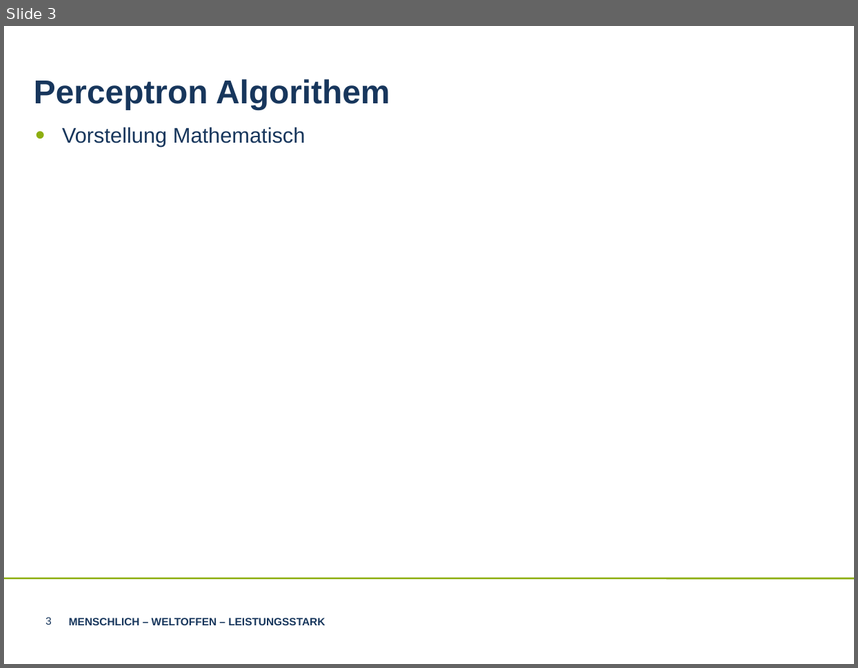
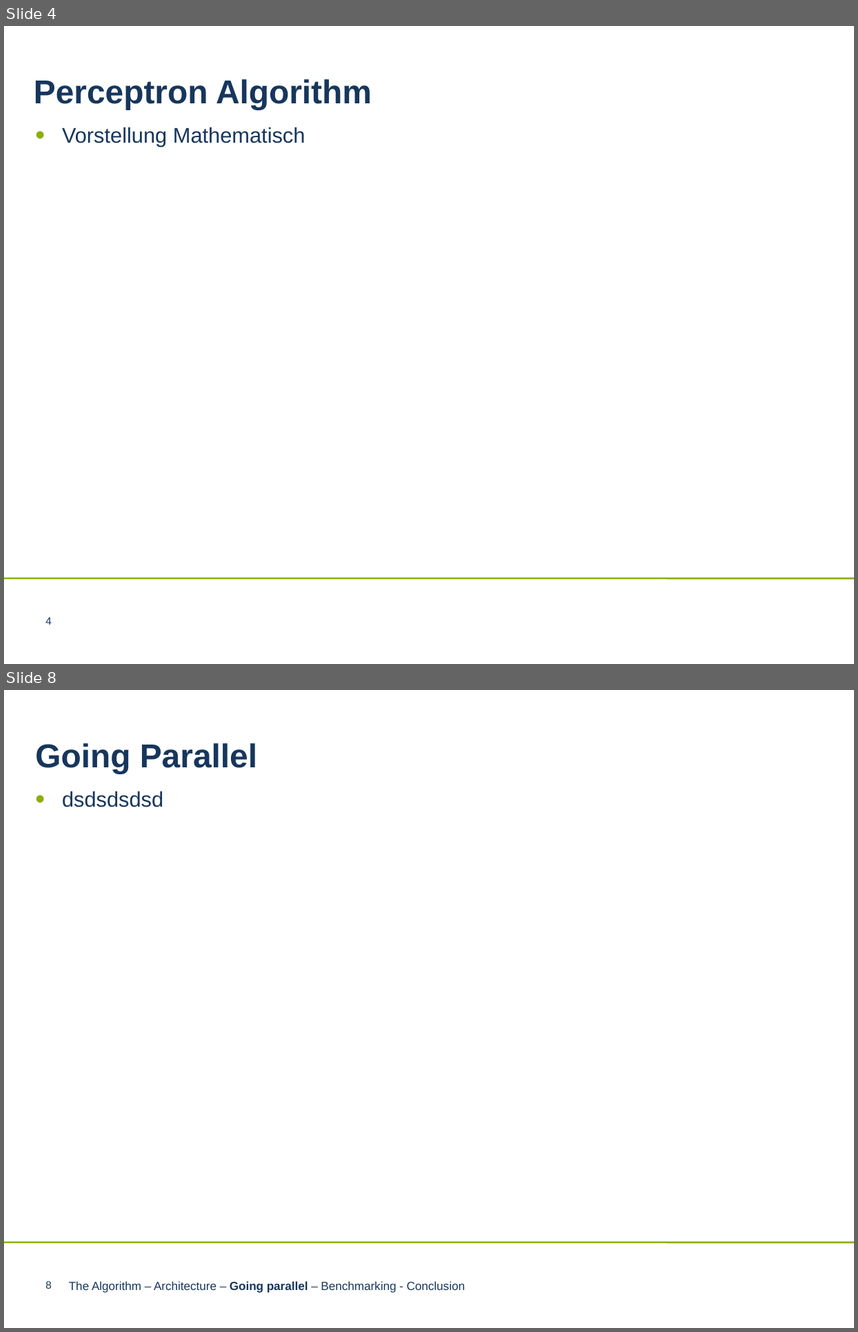
Before and after one commit to LnFlg/Perceptron, a slide deck: Perceptron Algorithem.ppt. Shown one above the other, each under a label of ours: slide 3 before the commit, slides 4 and 8 after it; the slides between them are not shown. The pictures are 858x668 and 858x1332 pixels, drawn with LibreOffice and Linux fonts; fonts in the diff are those of the drawing; background and template pictures are left out. Boxes give left, top, right and bottom in pixels: in the first picture for what was removed or moved away, otherwise in the second. Text is boxed around its words. In the diff, an @@ line names an element or a change of style, - is before the commit and + after.

```diff
--- a/Perceptron Algorithem.ppt
+++ b/Perceptron Algorithem.ppt
@@ slide 8 added at box(4, 690, 854, 1328), background #FFFFFF; not listed: 1 template element that a slide beside it also shows @@
@@ text added at box(35, 743, 257, 773), 28 pt, text #17365C, bold @@
+Going Parallel
@@ text added at box(62, 791, 163, 807), 18 pt, text #17365C @@
+• dsdsdsdsd
@@ page number added at box(45, 1281, 52, 1288), 9 pt, text #17365C @@
+8
@@ text added at box(69, 1281, 465, 1292), 10 pt, text #17365C @@
+The Algorithm – Architecture – Going parallel – Benchmarking - Conclusion
@@ what was slide 3 is now slide 4 @@
@@ slide 4 changed as well @@
@@ text at box(34, 79, 372, 109): text changed @@
-Perceptron Algorithem
+Perceptron Algorithm
@@ page number at box(45, 617, 52, 624): text changed @@
-3
+4
@@ text removed at box(69, 617, 325, 625) @@
-MENSCHLICH – WELTOFFEN – LEISTUNGSSTARK
```
Also in this commit, not shown: 5 other slides changed, 6 other slides added, 6 slides removed, 1 other file.
